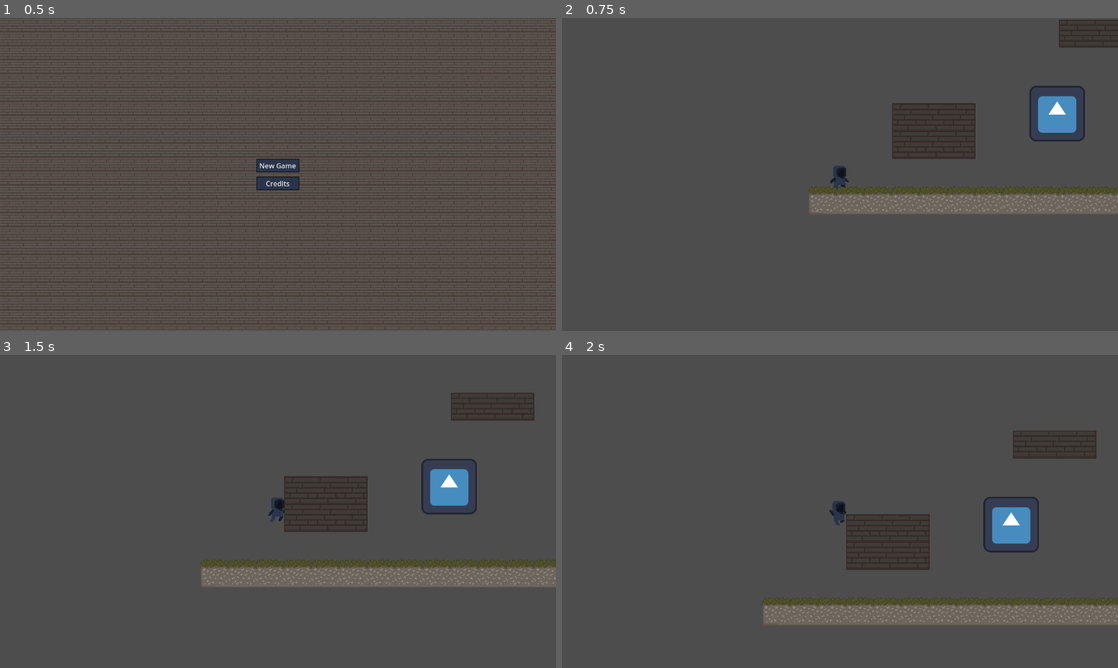
Above: before the commit, frames 1-4 (two rows, left to right).
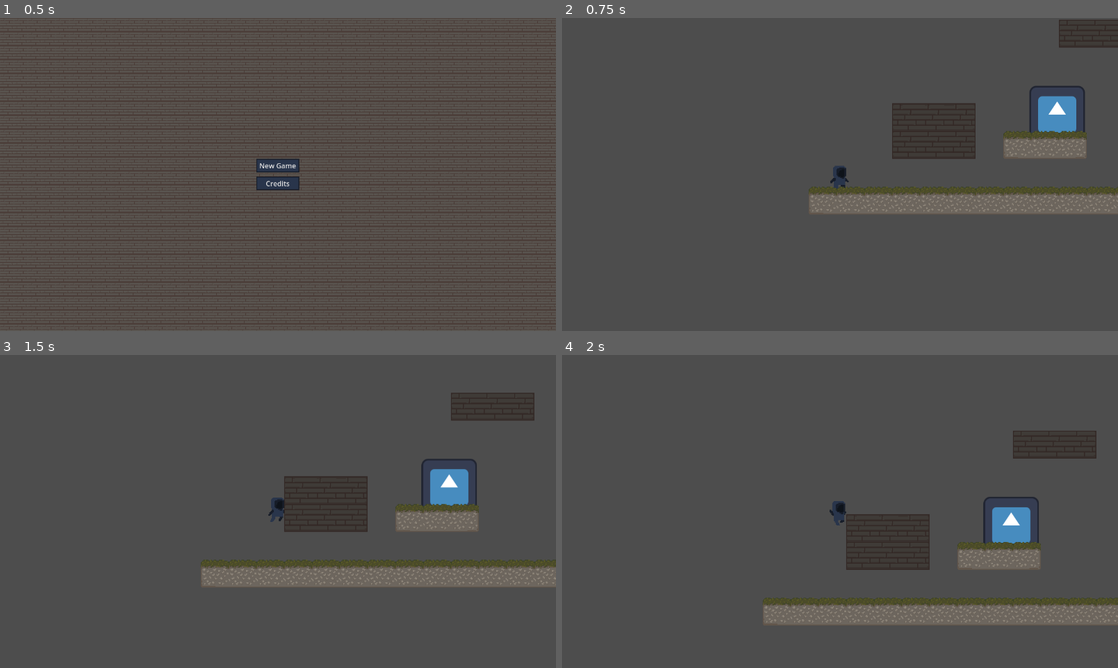
Above: after the commit, the same moments.

Repository: Sederic/Hook-Hero
Game: Godot game, scene res://Scenes/level.tscn
Two runs of this game, one before a commit and one after it. Both use one fixed random seed, a clock stepped at 60 frames per second and the inputs below. The engine's default icon, where the game draws it, is replaced by a stand-in: a white triangle on a blue panel in a dark square.
Inputs:
- Up to frame 1 (0.5 s): no input
- Up to frame 2 (0.75 s): click "New Game" at 0.5 s
- Up to frame 3 (1.5 s): hold D (Right) from 1.28 s (still down); tap Space (Space) at 1.35 s
- Up to frame 4 (2 s): keep holding D (Right)

Frame 1 is identical in both runs. In frame 2, 1.2% of the frame differs, in the area x 79-95%, y 36-45%; in frame 3, 1.2%; in frame 4, 1.2%, in the area x 71-87%, y 59-69%.

Commit message:
set up autotile (terrains) with grass

Diff:
--- a/Assets/Textures/Tiles - Jorge/tileset_1.tres
+++ b/Assets/Textures/Tiles - Jorge/tileset_1.tres
@@ -8,17 +8,27 @@
 texture = ExtResource("1_m7wuc")
 texture_region_size = Vector2i(32, 32)
 0:0/0 = 0
+0:0/0/terrain_set = 0
+0:0/0/terrain = 0
 0:0/0/physics_layer_0/linear_velocity = Vector2(0, 0)
 0:0/0/physics_layer_0/angular_velocity = 0.0
 0:0/0/physics_layer_0/polygon_0/points = PackedVector2Array(-16, -16, 16, -16, 16, 16, -16, 16)
+0:0/0/terrains_peering_bit/right_side = 0
 1:0/0 = 0
+1:0/0/terrain_set = 0
+1:0/0/terrain = 0
 1:0/0/physics_layer_0/linear_velocity = Vector2(0, 0)
 1:0/0/physics_layer_0/angular_velocity = 0.0
 1:0/0/physics_layer_0/polygon_0/points = PackedVector2Array(-16, -16, 16, -16, 16, 16, -16, 16)
+1:0/0/terrains_peering_bit/right_side = 0
+1:0/0/terrains_peering_bit/left_side = 0
 2:0/0 = 0
+2:0/0/terrain_set = 0
+2:0/0/terrain = 0
 2:0/0/physics_layer_0/linear_velocity = Vector2(0, 0)
 2:0/0/physics_layer_0/angular_velocity = 0.0
 2:0/0/physics_layer_0/polygon_0/points = PackedVector2Array(-16, -16, 16, -16, 16, 16, -16, 16)
+2:0/0/terrains_peering_bit/left_side = 0
 0:2/0 = 0
 0:2/0/physics_layer_0/linear_velocity = Vector2(0, 0)
 0:2/0/physics_layer_0/angular_velocity = 0.0
@@ -48,4 +58,7 @@
 tile_size = Vector2i(32, 32)
 physics_layer_0/collision_layer = 1
 physics_layer_0/physics_material = SubResource("PhysicsMaterial_2g4d0")
+terrain_set_0/mode = 0
+terrain_set_0/terrain_0/name = "Terrain 0"
+terrain_set_0/terrain_0/color = Color(0.501961, 0.345098, 0.25098, 1)
 sources/0 = SubResource("TileSetAtlasSource_v5xk4")
--- a/Scenes/tile_map_2.tscn
+++ b/Scenes/tile_map_2.tscn
@@ -7,4 +7,4 @@
 tile_set = ExtResource("1_skvfe")
 rendering_quadrant_size = 32
 format = 2
-layer_0/tile_data = PackedInt32Array(786434, 0, 0, 786435, 6 …(655 unchanged characters)… 31072, 3, 393228, 65536, 3, 393227, 0, 3)
+layer_0/tile_data = PackedInt32Array(786434, 0, 0, 786435, 6 …(655 unchanged characters)… 31072, 3, 393228, 65536, 3, 393227, 0, 3, 655369, 0, 0, 655370, 65536, 0, 655371, 131072, 0)
Not shown, changed: Assets/Textures/Tiles - Jorge/tileset.kra
Not shown, changed: Assets/Textures/Tiles - Jorge/tileset.kra~
